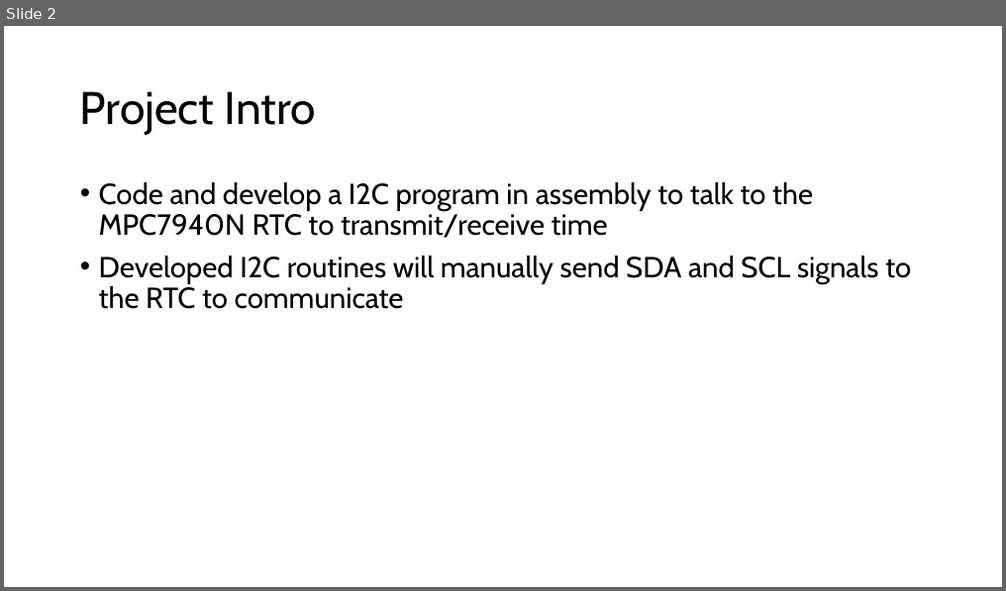
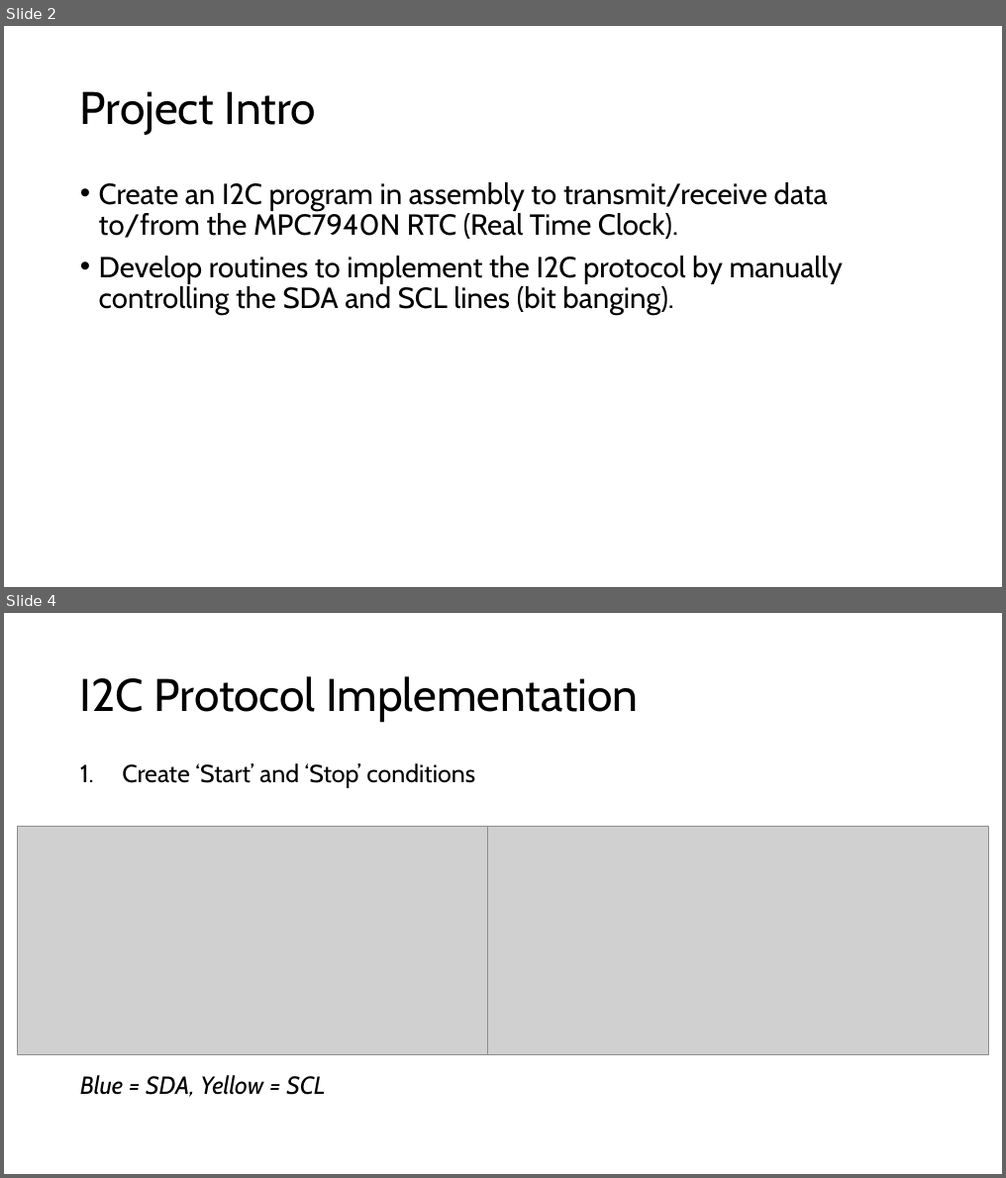
Before and after one commit to gjshort/EELE_465_project_2, a slide deck: docs/assets/EELE465 Project 2 - I2C Bit Banging.pptx. Shown one above the other, each under a label of ours: slide 2 before the commit, slides 2 and 4 after it; the slides between them are not shown. The pictures are 1006x591 and 1006x1178 pixels, drawn with LibreOffice and Linux fonts; fonts in the diff are those of the drawing; grey boxes stand for pictures. Boxes give left, top, right and bottom in pixels: in the first picture for what was removed or moved away, otherwise in the second. Text is boxed around its words. In the diff, an @@ line names an element or a change of style, - is before the commit and + after.

```diff
--- a/docs/assets/EELE465 Project 2 - I2C Bit Banging.pptx
+++ b/docs/assets/EELE465 Project 2 - I2C Bit Banging.pptx
@@ slide 4 added at (4,613,1002,1174), background #FFFFFF @@
@@ title added at (80,676,638,722), 44 pt, text #000000 @@
+I2C Protocol Implementation
@@ text added at (80,763,475,1097), 23.8 pt, text #000000 @@
+1. Create ‘Start’ and ‘Stop’ conditions
+Blue = SDA, Yellow = SCL
@@ picture added at (18,827,519,1055) @@
@@ picture added at (487,827,988,1055) @@
@@ slide 2 changed as well @@
@@ text at (99,182,843,316): text changed @@
-• Code and develop a I2C program in assembly to talk to the MPC7940N RTC to transmit/receive time
-• Developed I2C routines will manually send SDA and SCL signals to the RTC to communicate
+• Create an I2C program in assembly to transmit/receive data to/from the MPC7940N RTC (Real Time Clock).
+• Develop routines to implement the I2C protocol by manually controlling the SDA and SCL lines (bit banging).
```
Also in this commit, not shown: 1 other slide changed, 12 other slides added, 6 other files.
